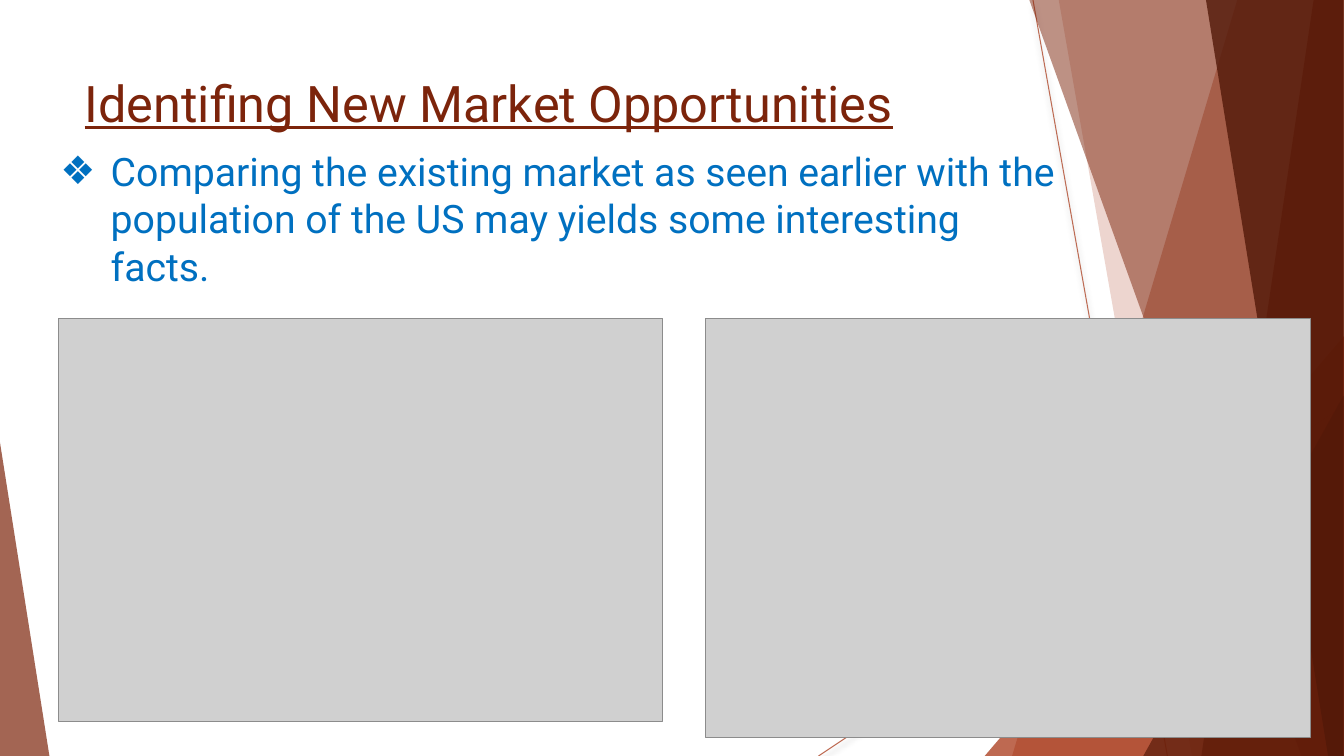
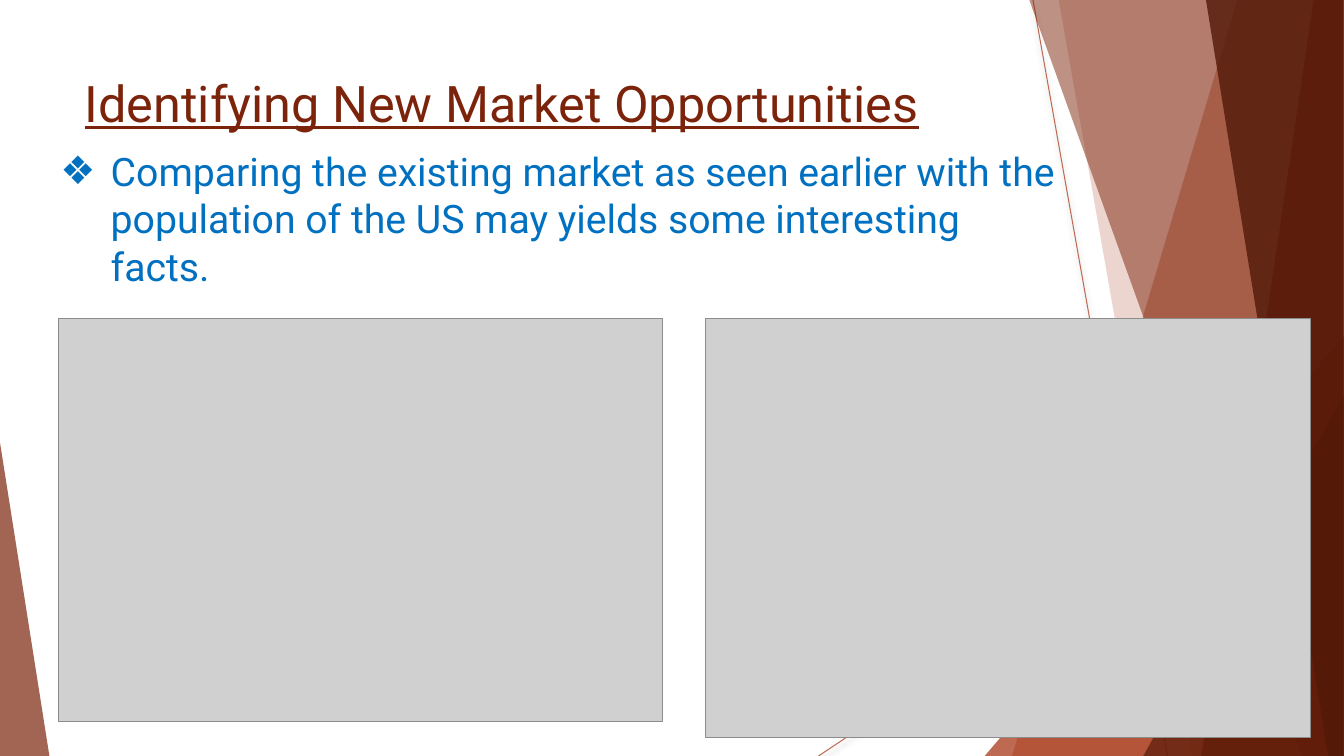
Before and after one commit to Wu-Sophia/BeerAnalysis, a slide deck: slide 13 of DataDynamos_BeerMarketingPresentation.pptx. Drawn at 1344x756 pixels with LibreOffice and Linux fonts; fonts in the diff are those of the drawing; grey boxes stand for pictures. Boxes give left, top, right and bottom in pixels: in the first picture for what was removed or moved away, otherwise in the second. Text is boxed around its words. In the diff, an @@ line names an element or a change of style, - is before the commit and + after.

```diff
--- a/DataDynamos_BeerMarketingPresentation.pptx
+++ b/DataDynamos_BeerMarketingPresentation.pptx
@@ title at [85,83,918,133]: text changed @@
-Identifing New Market Opportunities
+Identifying New Market Opportunities
```
Also in this commit, not shown: 6 other slides changed.
